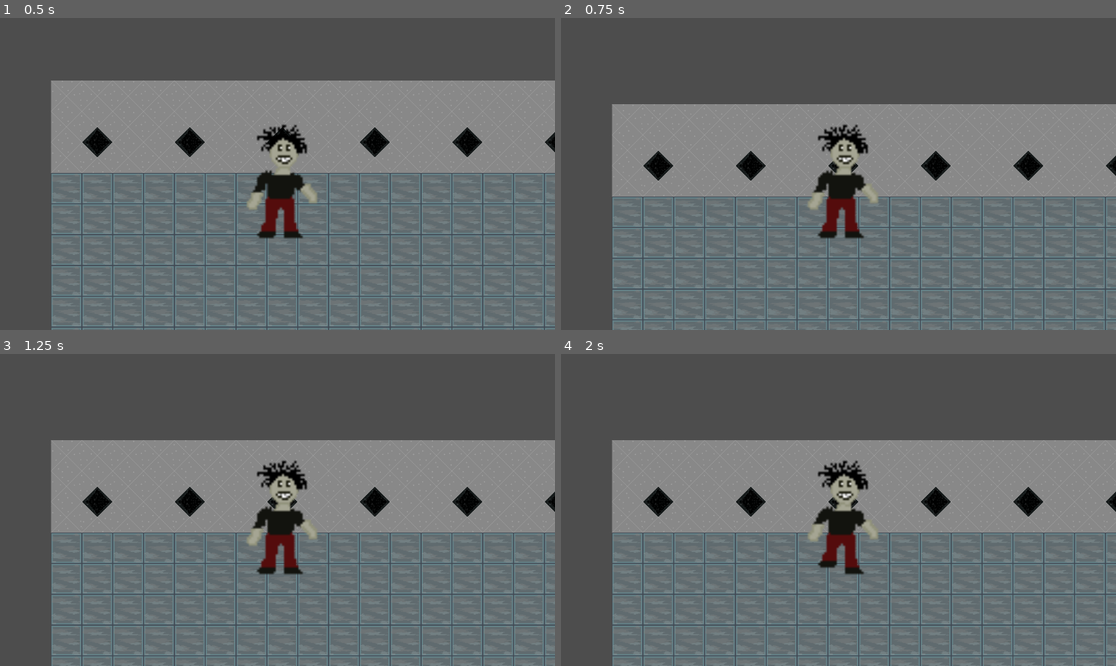
Above: before the commit, frames 1-4 (two rows, left to right).
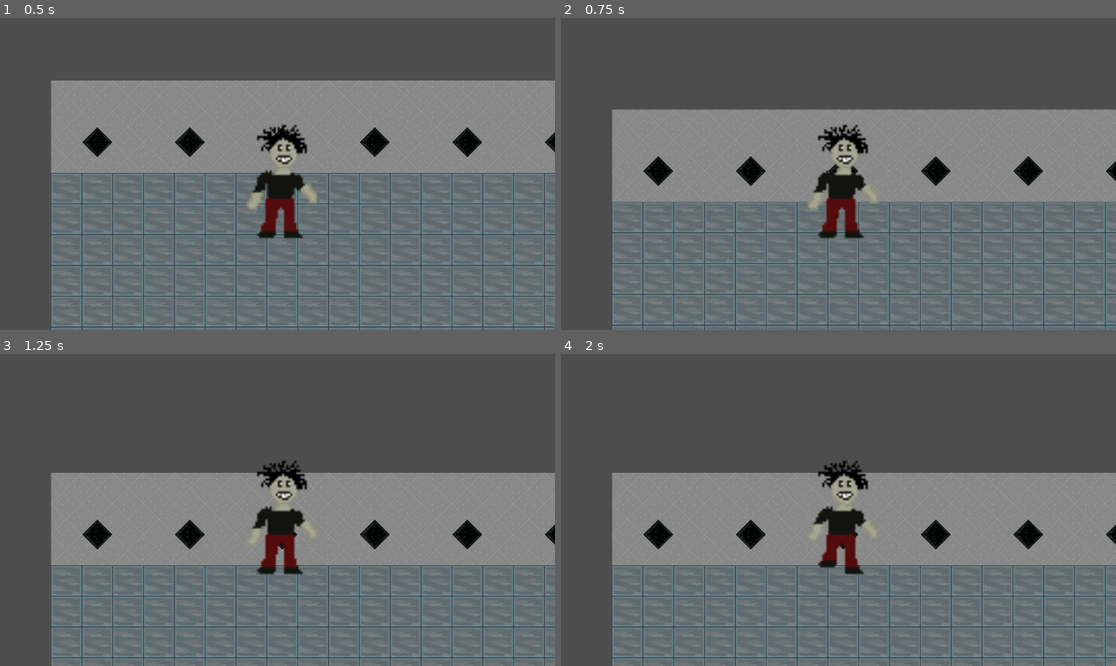
Above: after the commit, the same moments.

Repository: Saileeee/soup
Game: Godot game, scene res://room.tscn
Two runs of this game, one before a commit and one after it. Both use one fixed random seed, a clock stepped at 60 frames per second and the inputs below. The project has no main scene, so this scene is started directly.
Inputs:
- Up to frame 1 (0.5 s): no input
- Up to frame 2 (0.75 s): tap Enter at 0.5 s; hold Up (move_up) from 0.53 s (still down)
- Up to frame 3 (1.25 s): keep holding Up (move_up)
- Up to frame 4 (2 s): keep holding Up (move_up)

Frame 1 is identical in both runs. In frame 2, 6.4% of the frame differs, in the area x 9-100%, y 27-99%; in frame 3, 21%; in frame 4, 21%, in the area x 9-100%, y 27-98%.

Commit message:
Update character.tscn

Diff:
--- a/new-game-project/character.tscn
+++ b/new-game-project/character.tscn
@@ -5,7 +5,7 @@
 [ext_resource type="Script" path="res://main_camera.gd" id="3_nicrq"]
 
 [sub_resource type="RectangleShape2D" id="RectangleShape2D_ah63b"]
-size = Vector2(38, 12)
+size = Vector2(94, 20)
 
 [sub_resource type="AtlasTexture" id="AtlasTexture_7n7ms"]
 atlas = ExtResource("2_661op")
@@ -42,7 +42,7 @@
 metadata/_edit_group_ = true
 
 [node name="CollisionShape2D" type="CollisionShape2D" parent="."]
-position = Vector2(0, 53)
+position = Vector2(3, 125)
 shape = SubResource("RectangleShape2D_ah63b")
 
 [node name="AnimatedSprite2D" type="AnimatedSprite2D" parent="."]
